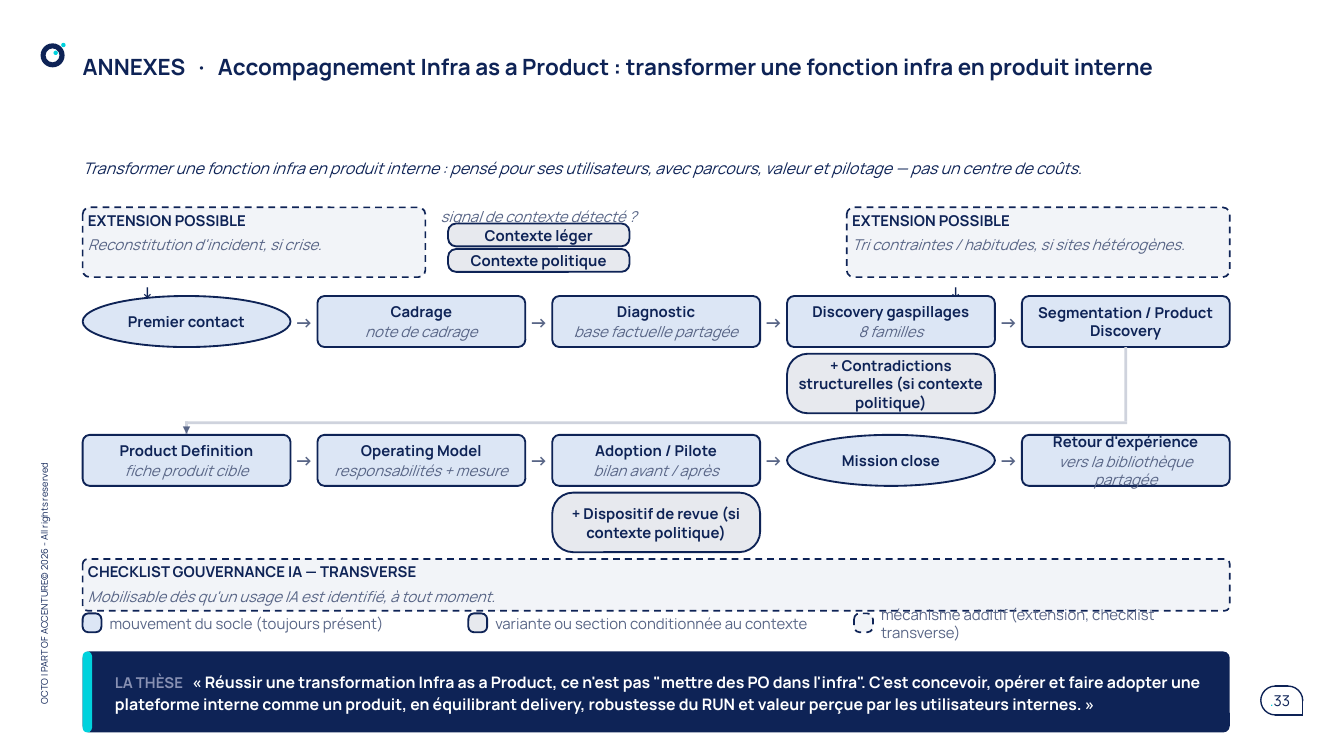
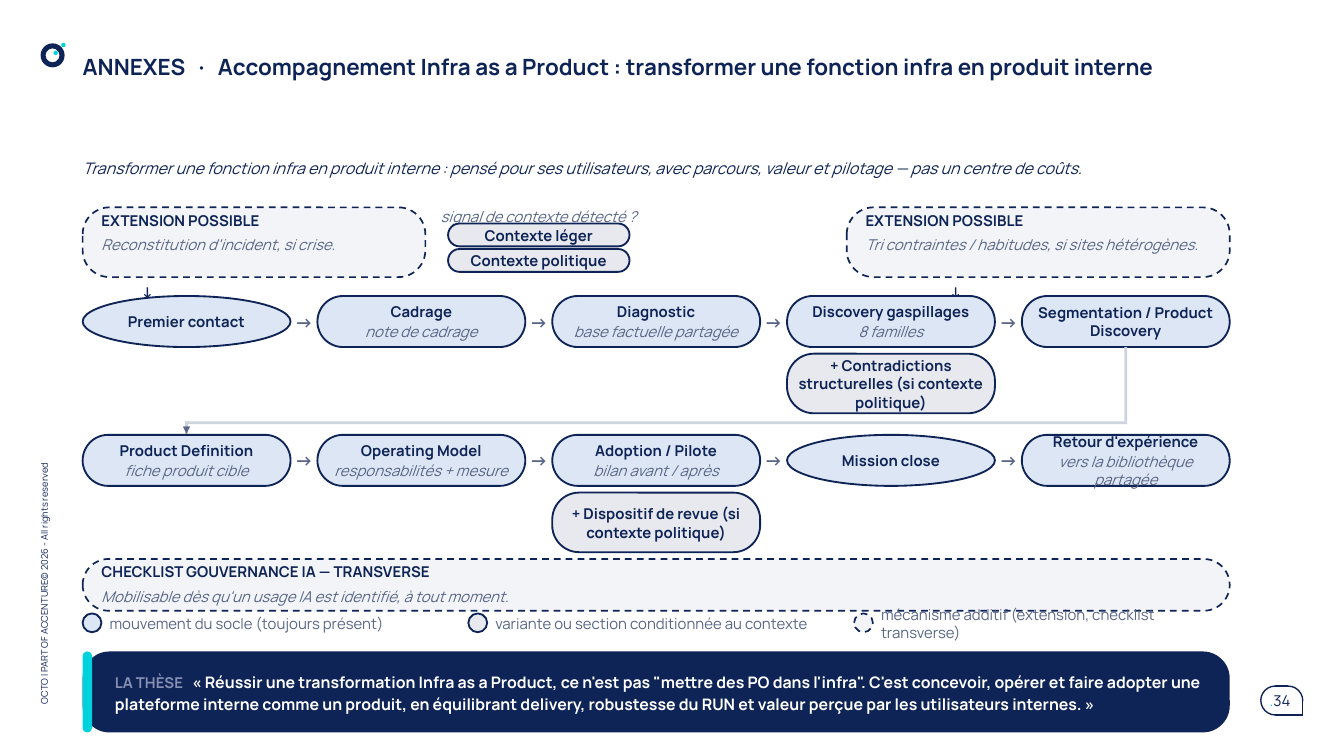
Before and after one commit to claudecamus-dot/Vscode3, a slide deck: slide 34 of docs/cadrage-ppt/bmad-iap-cadrage-synthese.pptx (slide 33 before the commit). Drawn at 1344x756 pixels with LibreOffice and Linux fonts; fonts in the diff are those of the drawing. Boxes give left, top, right and bottom in pixels: in the first picture for what was removed or moved away, otherwise in the second. Text is boxed around its words. In the diff, an @@ line names an element or a change of style, - is before the commit and + after.

```diff
--- a/docs/cadrage-ppt/bmad-iap-cadrage-synthese.pptx
+++ b/docs/cadrage-ppt/bmad-iap-cadrage-synthese.pptx
@@ text "EXTENSION POSSIBLE": place and size @@
-text "EXTENSION POSSIBLE" at box(88, 215, 321, 252)
+text "EXTENSION POSSIBLE" at box(101, 215, 335, 252)
@@ text "EXTENSION POSSIBLE": place and size @@
-text "EXTENSION POSSIBLE" at box(852, 238, 1185, 254)
+text "EXTENSION POSSIBLE" at box(866, 238, 1198, 254)
@@ text "CHECKLIST GOUVERNANCE IA — TRANSVERSE": place and size @@
-text "CHECKLIST GOUVERNANCE IA — TRANSVERSE" at box(88, 566, 495, 606)
+text "CHECKLIST GOUVERNANCE IA — TRANSVERSE" at box(101, 566, 508, 606)
@@ proportions changed in 19 elements at box(82, 207, 425, 277), box(847, 207, 1230, 277), box(448, 223, 629, 246), box(448, 249, 629, 271), box(317, 296, 526, 347), box(552, 296, 761, 347), box(788, 296, 996, 347), box(1021, 296, 1230, 347), box(788, 353, 996, 413), box(82, 435, 290, 487), box(317, 435, 526, 487), box(552, 435, 761, 487), box(1021, 435, 1230, 487), box(552, 493, 761, 552), box(82, 559, 1230, 612), box(82, 613, 101, 632), box(468, 613, 487, 632), box(855, 613, 874, 632), box(82, 652, 1230, 732) @@
@@ page number at box(1270, 695, 1291, 707): text changed @@
-.33
+.34
```
Also in this commit, not shown: 23 other slides changed, 2 slides added, 1 slide removed, 2 other files.
